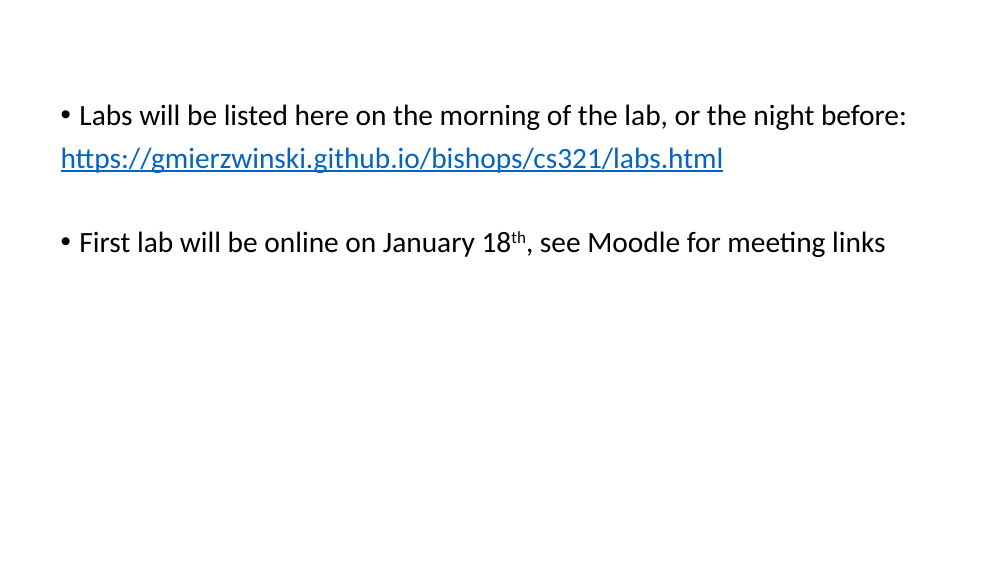
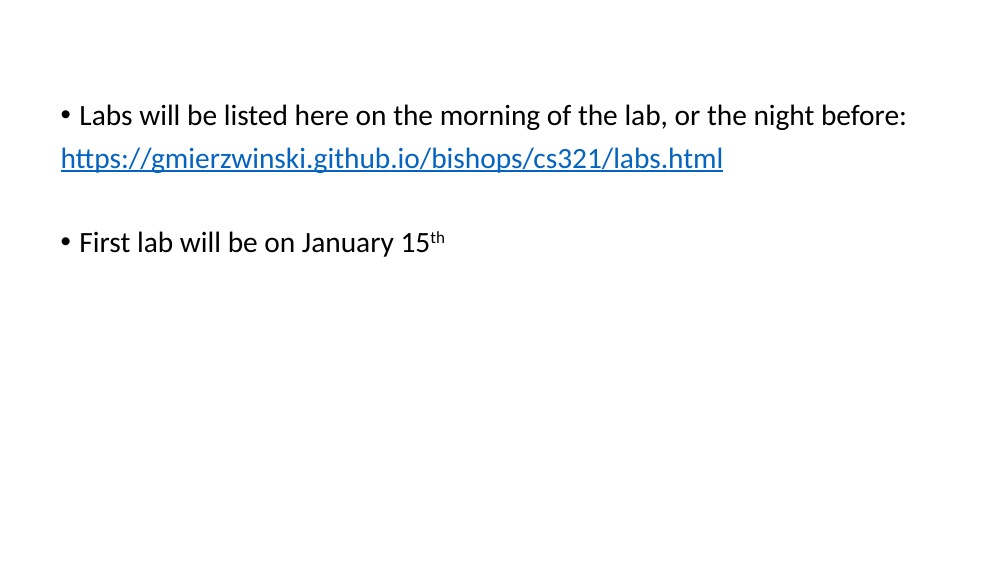
Before and after one commit to gmierzwinski/gmierzwinski.github.io, a slide deck: slide 16 of bishops/cs321/resources/CS321_Lecture_01.pptx. Drawn at 1008x567 pixels with LibreOffice and Linux fonts; fonts in the diff are those of the drawing; background and template pictures are left out. Boxes give left, top, right and bottom in pixels: in the first picture for what was removed or moved away, otherwise in the second. Text is boxed around its words. In the diff, an @@ line names an element or a change of style, - is before the commit and + after.

Commit message:
Update lecture 1 slides.

```diff
--- a/bishops/cs321/resources/CS321_Lecture_01.pptx
+++ b/bishops/cs321/resources/CS321_Lecture_01.pptx
@@ text at (x1=79, y1=231, x2=394, y2=257): text changed @@
-• First lab will be online on January 18th, see Moodle for meeting links
+• First lab will be on January 15th
```
Also in this commit, not shown: 15 other slides changed, 1 other file.
